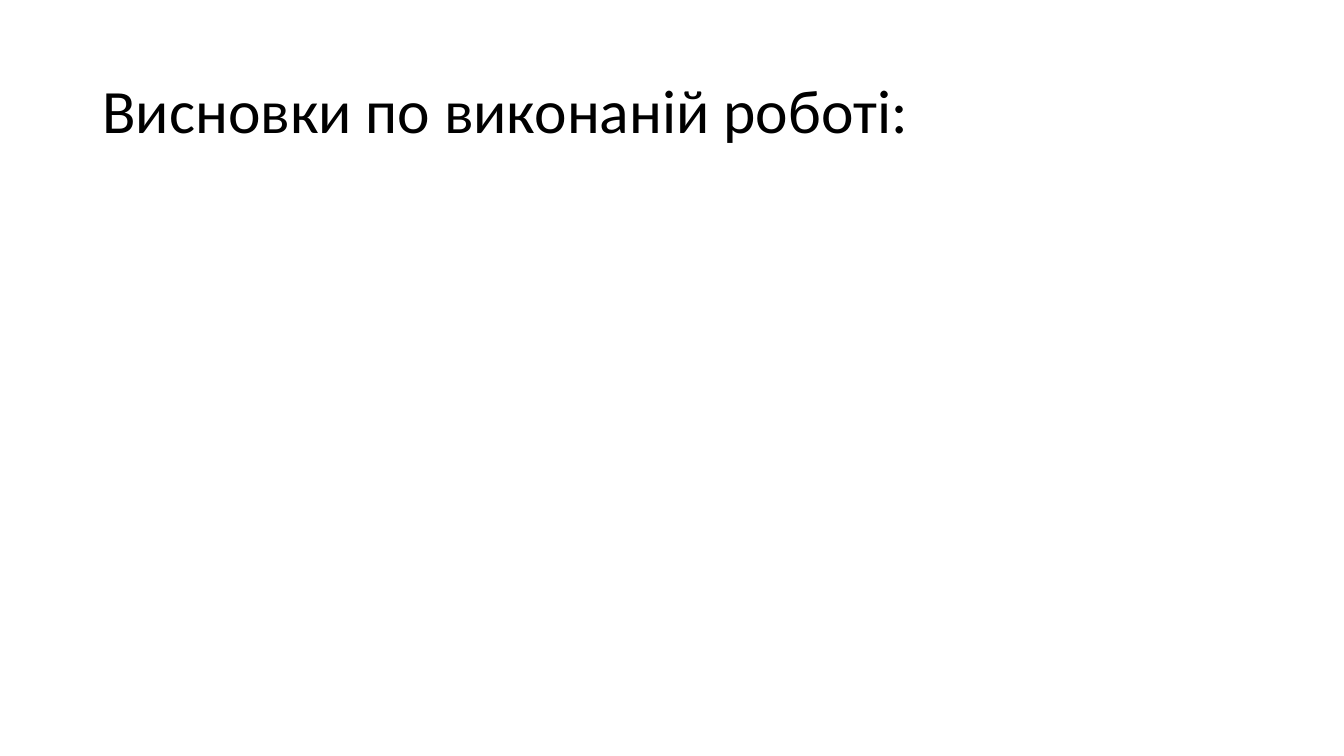
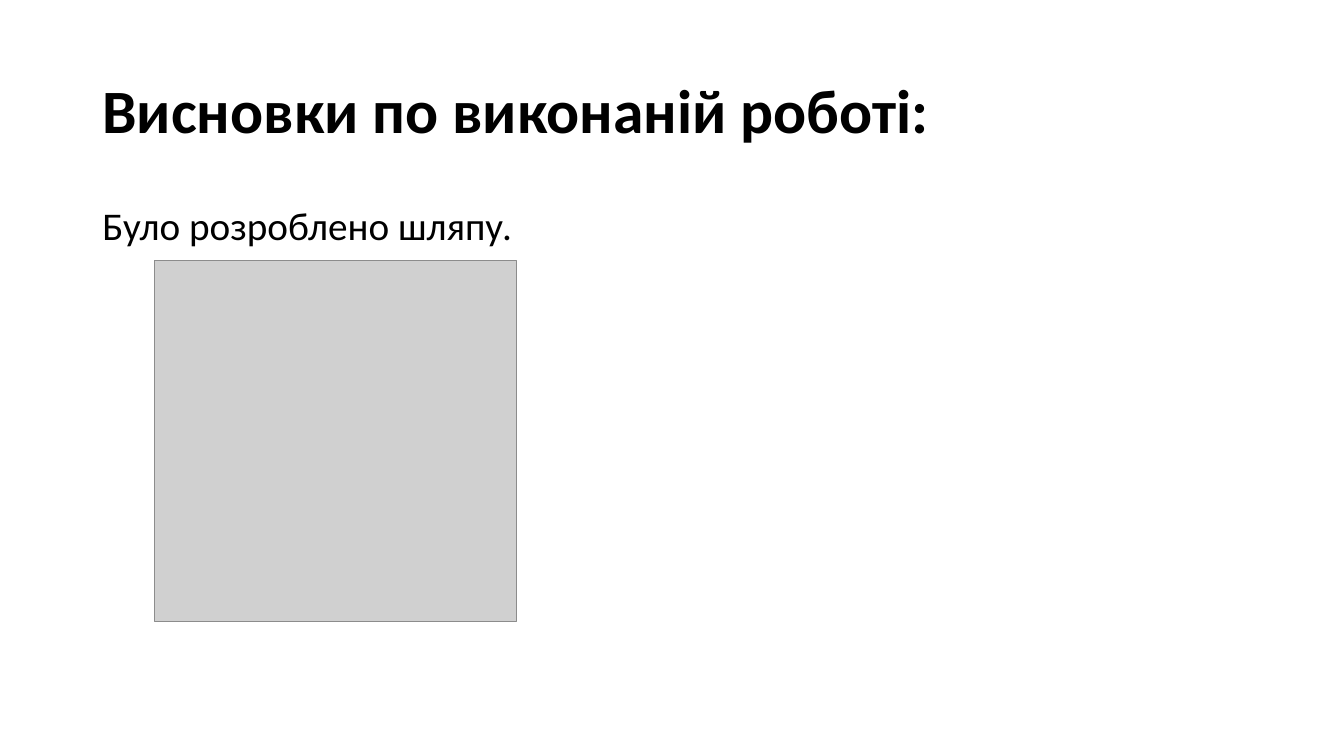
Before and after one commit to d3mage/elektronna_kafedra, a slide deck: slide 7 of elektronna_kafedra.pptx (slide 6 before the commit). Drawn at 1344x756 pixels with LibreOffice and Linux fonts; fonts in the diff are those of the drawing; grey boxes stand for pictures. Boxes give left, top, right and bottom in pixels: in the first picture for what was removed or moved away, otherwise in the second. Text is boxed around its words. In the diff, an @@ line names an element or a change of style, - is before the commit and + after.

```diff
--- a/elektronna_kafedra.pptx
+++ b/elektronna_kafedra.pptx
@@ title "Висновки по виконаній роботі:" at (102,89,928,143): bold on @@
@@ text added at (102,213,512,247), 28 pt, text #000000 @@
+Було розроблено шляпу.
@@ picture added at (155,260,517,622) @@
```
Also in this commit, not shown: 4 other slides changed, 2 slides added, 1 slide removed, 2 other files.
